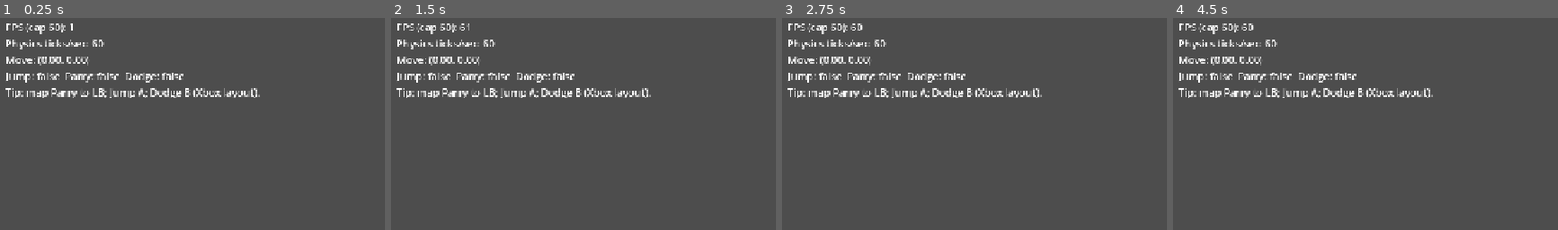
Above: before the commit, frames 1-4 (left to right).
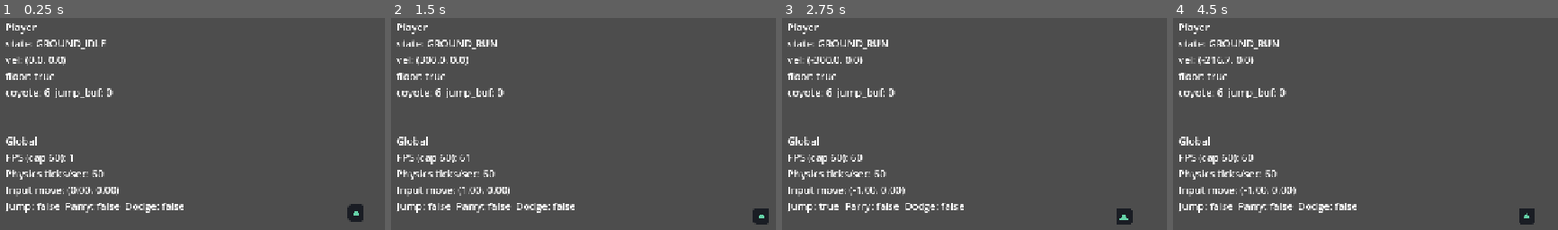
Above: after the commit, the same moments.

Repository: omarelsahy/FTWSA
Game: Godot game, scene res://scenes/main.tscn
Two runs of this game, one before a commit and one after it. Both use one fixed random seed, a clock stepped at 60 frames per second and the inputs below.
Inputs (mouse positions are in pixels of both pictures, inside the frame that each line leads up to):
- Up to frame 1 (0.25 s): no input
- Up to frame 2 (1.5 s): tap Enter at 0.5 s; move the mouse to (outside the picture) at 0.52 s; hold Shift (dodge, bound only after the commit) 0.53-1.28 s; hold D (move_right, bound only after the commit) from 0.53 s (still down); click (outside the picture) at 0.67 s; tap Space (jump, bound only after the commit) at 0.77, 1.07 s; tap E (parry, bound only after the commit) at 0.8, 1.35 s; move the mouse to (outside the picture) at 1.27 s
- Up to frame 3 (2.75 s): tap Space (jump, bound only after the commit) at 1.52, 1.55, 1.82 s; move the mouse to (outside the picture) at 2.02 s; release D (move_right, bound only after the commit) at 2.03 s; hold A (move_left, bound only after the commit) from 2.03 s (still down); hold Space (jump, bound only after the commit) from 2.03 s (still down); tap Shift (dodge, bound only after the commit) at 2.3 s
- Up to frame 4 (4.5 s): move the mouse to (outside the picture) at 2.77 s; release A (move_left, bound only after the commit) at 2.78 s; release Space (jump, bound only after the commit) at 2.78 s; hold D (move_right, bound only after the commit) 2.78-4.28 s; tap Shift (dodge, bound only after the commit) at 2.85 s; click (outside the picture) at 2.92 s; tap Space (jump, bound only after the commit) at 3.02, 3.32, 3.77, 3.8, 4.07 s; tap E (parry, bound only after the commit) at 3.05 s; move the mouse to (outside the picture) at 3.52 s; hold E (parry, bound only after the commit) 3.53-4.28 s; move the mouse to (1311, 151) at 4.27 s; hold A (move_left, bound only after the commit) from 4.28 s (still down); tap Z at 4.35 s

The runs differ from the first frame. In frame 1, 6.4% of the frame differs, in the area x 1-95%, y 2-97%; in frame 2, 6.4%; in frame 3, 6.4%; in frame 4, 6.5%, in the area x 1-94%, y 2-98%.
Error before the commit: Parse Error: Cannot find member "DPAD_LEFT" in base "JoyButton". (res://autoload/game_input.gd:32)

Commit message:
Add player movement (coyote, jump buffer, air/ground curves) and Godot 4.6 input constants
Made-with: Cursor

Diff:
--- a/autoload/game_input.gd
+++ b/autoload/game_input.gd
@@ -28,26 +28,26 @@
 	_add_key(&"move_down", KEY_S)
 	_add_key(&"move_down", KEY_DOWN)
 
-	# Gamepad — D-pad + left stick
-	_add_joy_button(&"move_left", JoyButton.DPAD_LEFT)
-	_add_joy_button(&"move_right", JoyButton.DPAD_RIGHT)
-	_add_joy_button(&"move_up", JoyButton.DPAD_UP)
-	_add_joy_button(&"move_down", JoyButton.DPAD_DOWN)
-	_add_joy_axis(&"move_left", JoyAxis.LEFT_X, -1.0)
-	_add_joy_axis(&"move_right", JoyAxis.LEFT_X, 1.0)
-	_add_joy_axis(&"move_up", JoyAxis.LEFT_Y, -1.0)
-	_add_joy_axis(&"move_down", JoyAxis.LEFT_Y, 1.0)
+	# Gamepad — D-pad + left stick (SDL indices via @GlobalScope constants)
+	_add_joy_button(&"move_left", JOY_BUTTON_DPAD_LEFT)
+	_add_joy_button(&"move_right", JOY_BUTTON_DPAD_RIGHT)
+	_add_joy_button(&"move_up", JOY_BUTTON_DPAD_UP)
+	_add_joy_button(&"move_down", JOY_BUTTON_DPAD_DOWN)
+	_add_joy_axis(&"move_left", JOY_AXIS_LEFT_X, -1.0)
+	_add_joy_axis(&"move_right", JOY_AXIS_LEFT_X, 1.0)
+	_add_joy_axis(&"move_up", JOY_AXIS_LEFT_Y, -1.0)
+	_add_joy_axis(&"move_down", JOY_AXIS_LEFT_Y, 1.0)
 
 	# Jump / parry / dodge — Xbox-like layout as default reference
 	_add_key(&"jump", KEY_SPACE)
-	_add_joy_button(&"jump", JoyButton.A)
+	_add_joy_button(&"jump", JOY_BUTTON_A)
 
 	_add_key(&"parry", KEY_E)
-	_add_joy_button(&"parry", JoyButton.LEFT_SHOULDER)
+	_add_joy_button(&"parry", JOY_BUTTON_LEFT_SHOULDER)
 
 	_add_key(&"dodge", KEY_SHIFT)
 	_add_key(&"dodge", KEY_Z)
-	_add_joy_button(&"dodge", JoyButton.B)
+	_add_joy_button(&"dodge", JOY_BUTTON_B)
 
 
 func _add_action(action: StringName, deadzone: float) -> void:
@@ -60,14 +60,14 @@
 	InputMap.action_add_event(action, ev)
 
 
-func _add_joy_button(action: StringName, button: JoyButton) -> void:
+func _add_joy_button(action: StringName, button_index: int) -> void:
 	var ev := InputEventJoypadButton.new()
-	ev.button_index = button
+	ev.button_index = button_index
 	InputMap.action_add_event(action, ev)
 
 
-func _add_joy_axis(action: StringName, axis: JoyAxis, axis_value: float) -> void:
+func _add_joy_axis(action: StringName, axis_index: int, axis_value: float) -> void:
 	var ev := InputEventJoypadMotion.new()
-	ev.axis = axis
+	ev.axis = axis_index
 	ev.axis_value = axis_value
 	InputMap.action_add_event(action, ev)
--- a/project.godot
+++ b/project.godot
@@ -6,7 +6,7 @@
 config/description="2D sidescroller — movement, parry, lethality (Godot 4)"
 run/main_scene="res://scenes/main.tscn"
 run/max_fps=60
-config/features=PackedStringArray("4.3", "Forward Plus")
+config/features=PackedStringArray("4.6", "Forward Plus")
 config/icon="res://icon.svg"
 
 [autoload]
--- a/scenes/main.tscn
+++ b/scenes/main.tscn
@@ -1,9 +1,26 @@
-[gd_scene load_steps=2 format=3]
+[gd_scene load_steps=4 format=3]
 
 [ext_resource type="Script" path="res://scripts/main.gd" id="1_main"]
+[ext_resource type="PackedScene" path="res://scenes/player/player.tscn" id="2_player"]
+
+[sub_resource type="RectangleShape2D" id="RectangleShape2D_floor"]
+size = Vector2(2400, 120)
 
 [node name="Main" type="Node2D"]
 script = ExtResource("1_main")
+
+[node name="World" type="Node2D" parent="."]
+
+[node name="Floor" type="StaticBody2D" parent="World"]
+position = Vector2(640, 660)
+collision_layer = 1
+collision_mask = 0
+
+[node name="CollisionShape2D" type="CollisionShape2D" parent="World/Floor"]
+shape = SubResource("RectangleShape2D_floor")
+
+[node name="Player" parent="World" instance=ExtResource("2_player")]
+position = Vector2(320, 578)
 
 [node name="UI" type="CanvasLayer" parent="."]
 
--- /dev/null
+++ b/scenes/player/player.tscn
@@ -0,0 +1,23 @@
+[gd_scene load_steps=4 format=3]
+
+[ext_resource type="Script" path="res://scripts/player/player.gd" id="1_player"]
+[ext_resource type="Texture2D" path="res://icon.svg" id="2_icon"]
+
+[sub_resource type="RectangleShape2D" id="RectangleShape2D_player"]
+size = Vector2(22, 44)
+
+[node name="Player" type="CharacterBody2D"]
+collision_layer = 1
+collision_mask = 1
+script = ExtResource("1_player")
+
+[node name="CollisionShape2D" type="CollisionShape2D" parent="."]
+shape = SubResource("RectangleShape2D_player")
+
+[node name="Sprite2D" type="Sprite2D" parent="."]
+scale = Vector2(0.22, 0.22)
+texture = ExtResource("2_icon")
+
+[node name="Camera2D" type="Camera2D" parent="."]
+position_smoothing_enabled = true
+position_smoothing_speed = 10.0
--- a/scripts/main.gd
+++ b/scripts/main.gd
@@ -1,25 +1,29 @@
 extends Node2D
-## Boot scene: fixed-step readout and input smoke test. Gameplay sim belongs in `_physics_process`.
+## Boot scene: fixed-step HUD + player movement debug.
 
 @onready var _debug: Label = $UI/DebugLabel
+@onready var _player: Player = $World/Player
 
 
 func _ready() -> void:
-	_debug.text = "FTWSA boot — connect a controller or use WASD / Space / E / Shift"
+	_debug.text = "FTWSA — move with stick/D-pad or A/D; Space jump; E parry; Shift/Z dodge"
 
 
 func _physics_process(_delta: float) -> void:
 	var move := Input.get_vector(&"move_left", &"move_right", &"move_up", &"move_down")
 	var fps := Engine.get_frames_per_second()
 	var hz := int(ProjectSettings.get_setting("physics/common/physics_ticks_per_second"))
+	var player_txt := ""
+	if is_instance_valid(_player):
+		player_txt = _player.get_debug_overlay_text() + "\n\n"
 	_debug.text = (
-		"FPS (cap 60): %d\nPhysics ticks/sec: %d\nMove: (%.2f, %.2f)\n"
-		% [fps, hz, move.x, move.y]
+		player_txt
+		+ "Global\n"
+		+ "FPS (cap 60): %d\nPhysics ticks/sec: %d\nInput move: (%.2f, %.2f)\n" % [fps, hz, move.x, move.y]
 		+ "Jump: %s  Parry: %s  Dodge: %s\n"
 		% [
 			Input.is_action_pressed(&"jump"),
 			Input.is_action_pressed(&"parry"),
 			Input.is_action_pressed(&"dodge"),
 		]
-		+ "Tip: map Parry to LB; Jump A; Dodge B (Xbox layout)."
 	)
--- /dev/null
+++ b/scripts/player/movement_config.gd
@@ -0,0 +1,27 @@
+class_name MovementConfig
+extends Resource
+## Tunable movement knobs (Melee-like: separate ground/air, turnaround, buffers).
+
+@export_group("Ground")
+@export var ground_accel: float = 2600.0
+@export var ground_turn_accel: float = 4200.0
+@export var ground_friction: float = 2800.0
+@export var ground_speed_max: float = 300.0
+
+@export_group("Air")
+@export var air_accel: float = 1800.0
+@export var air_turn_accel: float = 3200.0
+@export var air_friction: float = 520.0
+@export var air_speed_max: float = 320.0
+
+@export_group("Jump / Gravity")
+@export var jump_velocity: float = 450.0
+@export var gravity: float = 1850.0
+@export var fall_gravity_mult: float = 1.38
+@export var max_fall_speed: float = 1400.0
+## Extra gravity while rising if jump is released (variable jump height).
+@export var jump_release_gravity_mult: float = 2.35
+
+@export_group("Coyote / Buffer")
+@export var coyote_frames: int = 6
+@export var jump_buffer_frames: int = 7
--- /dev/null
+++ b/scripts/player/player.gd
@@ -0,0 +1,106 @@
+class_name Player
+extends CharacterBody2D
+## Platform-fighter–style horizontal control with coyote time + jump buffer.
+
+enum MoveState { GROUND_IDLE, GROUND_RUN, AIR_RISE, AIR_FALL }
+
+@export var config: MovementConfig
+
+var _coyote_frames_left: int = 0
+var _jump_buffer_frames_left: int = 0
+var _state: MoveState = MoveState.GROUND_IDLE
+
+
+func _ready() -> void:
+	if config == null:
+		config = MovementConfig.new()
+	collision_layer = 1
+	collision_mask = 1
+	floor_snap_length = 6.0
+	up_direction = Vector2.UP
+
+
+func _physics_process(delta: float) -> void:
+	var on_floor := is_on_floor()
+
+	if on_floor:
+		_coyote_frames_left = config.coyote_frames
+	else:
+		_coyote_frames_left = maxi(0, _coyote_frames_left - 1)
+
+	var jump_pressed := Input.is_action_just_pressed(&"jump")
+	if jump_pressed:
+		_jump_buffer_frames_left = config.jump_buffer_frames
+
+	_apply_gravity(delta, on_floor)
+	_apply_horizontal(delta, on_floor)
+
+	if _jump_buffer_frames_left > 0 and (on_floor or _coyote_frames_left > 0):
+		velocity.y = -config.jump_velocity
+		_jump_buffer_frames_left = 0
+		_coyote_frames_left = 0
+
+	if _jump_buffer_frames_left > 0 and not jump_pressed:
+		_jump_buffer_frames_left -= 1
+
+	move_and_slide()
+	_refresh_state()
+
+
+func _apply_gravity(delta: float, on_floor: bool) -> void:
+	if on_floor and velocity.y >= 0.0:
+		velocity.y = 0.0
+		return
+
+	var g: float = config.gravity
+	if velocity.y > 0.0:
+		g *= config.fall_gravity_mult
+	if velocity.y < 0.0 and not Input.is_action_pressed(&"jump"):
+		g *= config.jump_release_gravity_mult
+	velocity.y = minf(config.max_fall_speed, velocity.y + g * delta)
+
+
+func _apply_horizontal(delta: float, on_floor: bool) -> void:
+	var input_x := Input.get_axis(&"move_left", &"move_right")
+	var target_speed: float = input_x * (config.ground_speed_max if on_floor else config.air_speed_max)
+	var accel := _pick_accel(on_floor, input_x)
+	var fric: float = config.ground_friction if on_floor else config.air_friction
+
+	if is_zero_approx(input_x):
+		velocity.x = move_toward(velocity.x, 0.0, fric * delta)
+	else:
+		velocity.x = move_toward(velocity.x, target_speed, accel * delta)
+
+
+func _pick_accel(on_floor: bool, input_x: float) -> float:
+	var turning := (
+		not is_zero_approx(velocity.x)
+		and not is_zero_approx(input_x)
+		and signf(velocity.x) != signf(input_x)
+	)
+	if on_floor:
+		return config.ground_turn_accel if turning else config.ground_accel
+	return config.air_turn_accel if turning else config.air_accel
+
+
+func _refresh_state() -> void:
+	if is_on_floor():
+		if absf(velocity.x) < 12.0:
+			_state = MoveState.GROUND_IDLE
+		else:
+			_state = MoveState.GROUND_RUN
+	elif velocity.y < 0.0:
+		_state = MoveState.AIR_RISE
+	else:
+		_state = MoveState.AIR_FALL
+
+
+func get_debug_overlay_text() -> String:
+	var state_name: String = MoveState.keys()[_state]
+	return (
+		"Player\n"
+		+ "state: %s\n" % state_name
+		+ "vel: (%.1f, %.1f)\n" % [velocity.x, velocity.y]
+		+ "floor: %s\n" % str(is_on_floor())
+		+ "coyote: %d  jump_buf: %d\n" % [_coyote_frames_left, _jump_buffer_frames_left]
+	)
Not shown, added: autoload/game_input.gd.uid
Not shown, added: icon.svg.import
Not shown, added: scripts/main.gd.uid
Not shown, added: scripts/player/movement_config.gd.uid
Not shown, added: scripts/player/player.gd.uid
Not shown, changed: README.md
